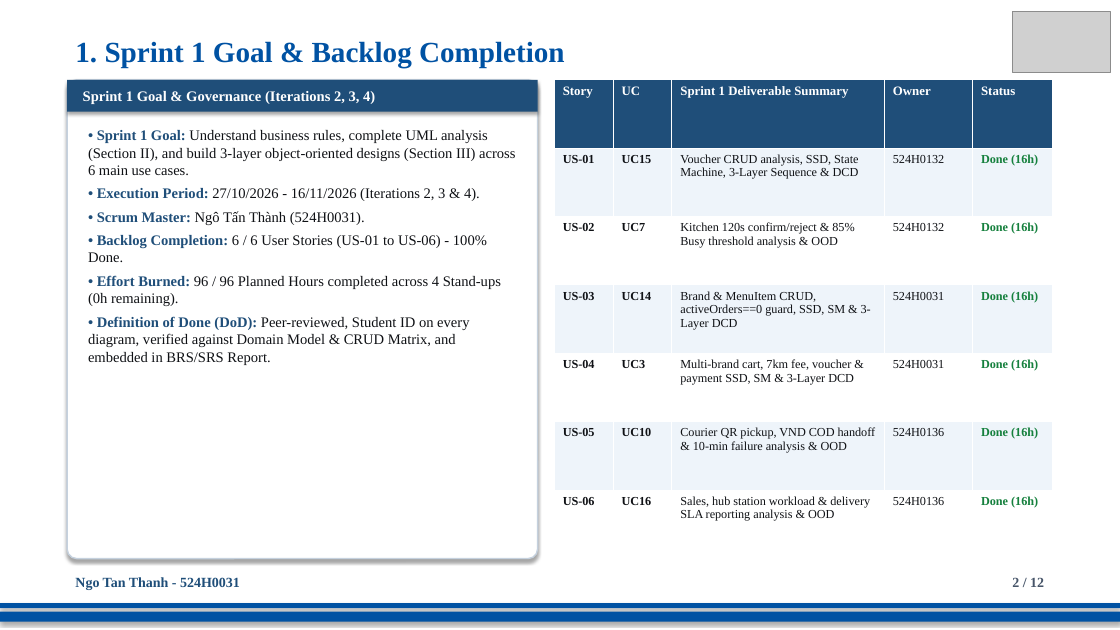
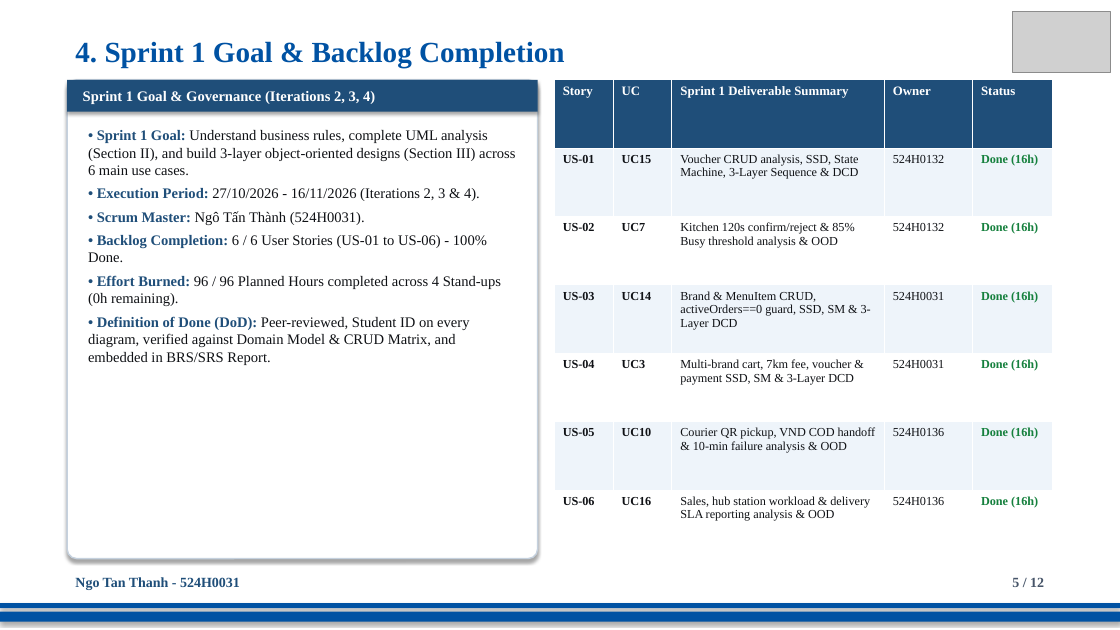
Before and after one commit to DoQuocTrung06/SaigonBite-RAD-TeamF10, a slide deck: slide 5 of Part_2/TeamF10_Presentation_for_SaigonBite.pptx (slide 2 before the commit). Drawn at 1120x630 pixels with LibreOffice and Linux fonts; fonts in the diff are those of the drawing; grey boxes stand for pictures. Boxes give left, top, right and bottom in pixels: in the first picture for what was removed or moved away, otherwise in the second. Text is boxed around its words. In the diff, an @@ line names an element or a change of style, - is before the commit and + after.

```diff
--- a/Part_2/TeamF10_Presentation_for_SaigonBite.pptx
+++ b/Part_2/TeamF10_Presentation_for_SaigonBite.pptx
@@ text at <box>75,41,565,68</box>: text changed @@
-1. Sprint 1 Goal & Backlog Completion
+4. Sprint 1 Goal & Backlog Completion
@@ text at <box>1012,578,1044,587</box>: text changed @@
-2 / 12
+5 / 12
```
Also in this commit, not shown: 7 other slides changed.
